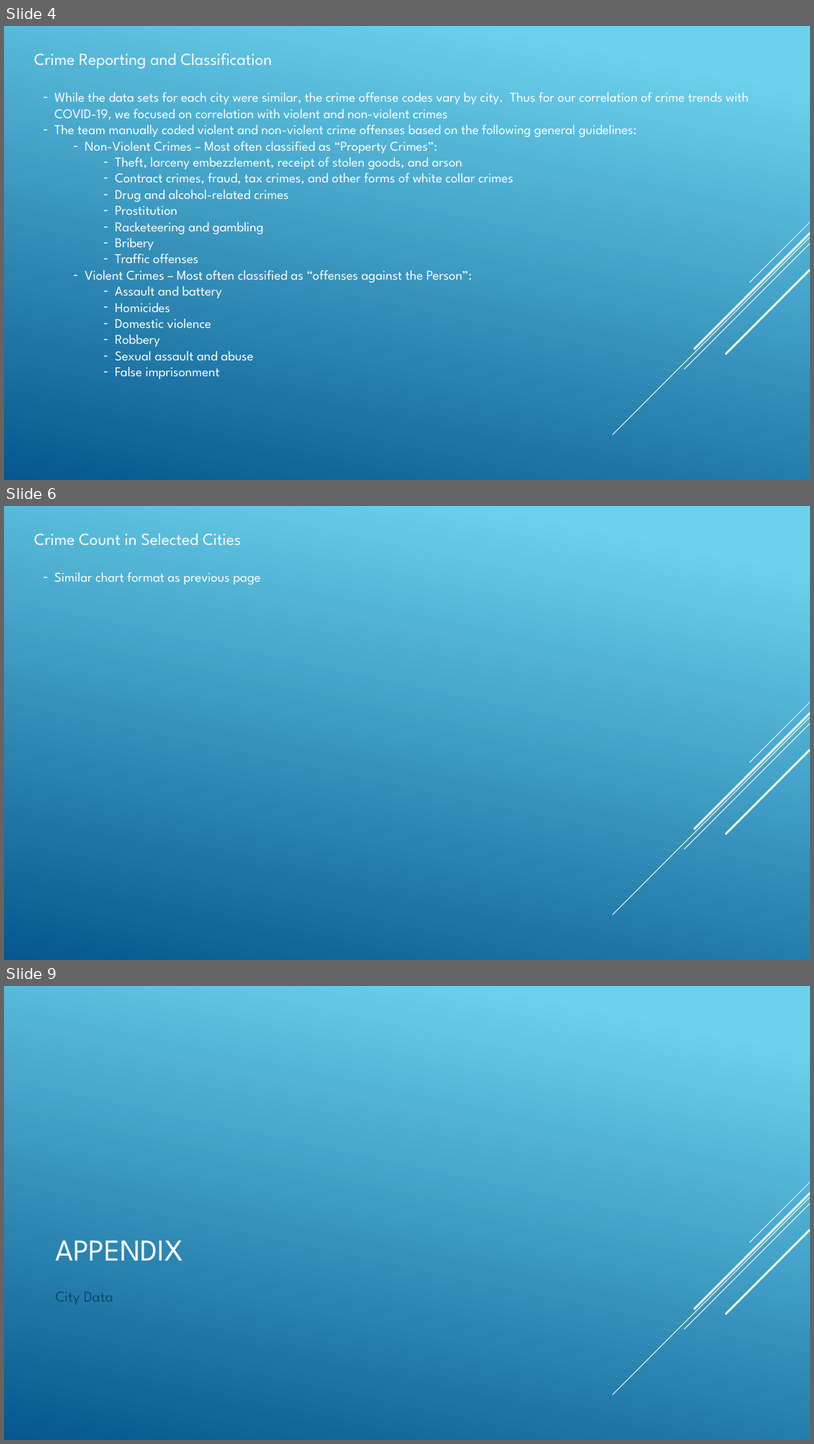
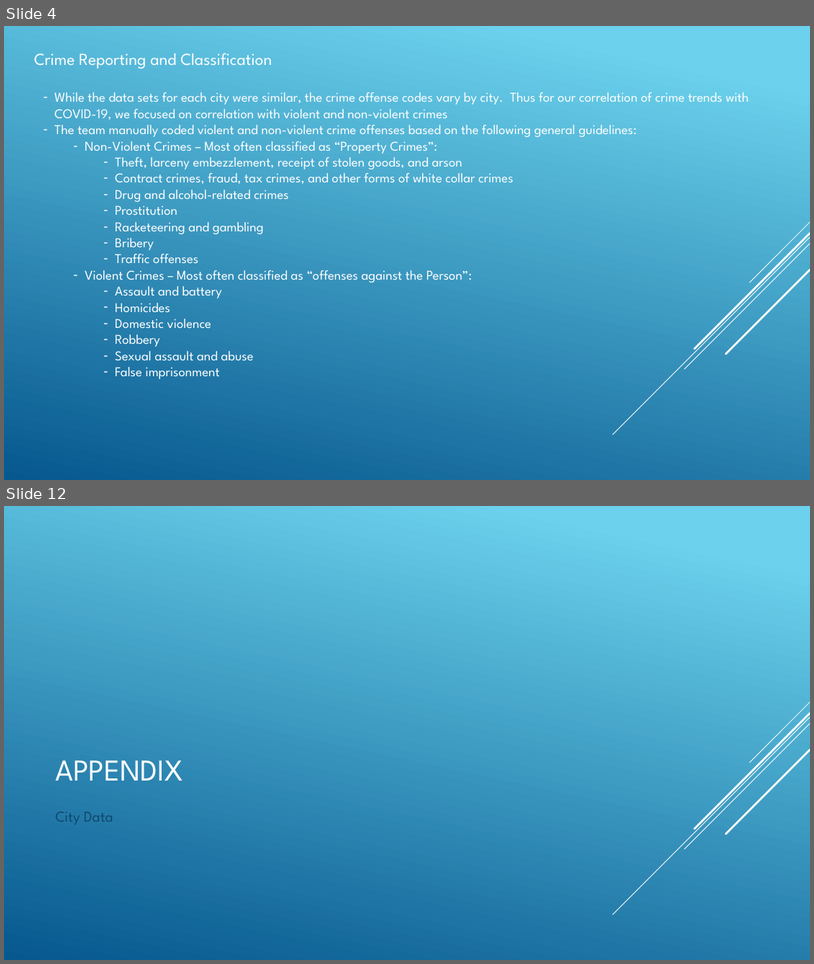
Before and after one commit to angelabanko/Project_1, a slide deck: Draft Presentation.pptx. Shown one above the other, each under a label of ours: slides 4, 6 and 9 before the commit, slides 4 and 12 after it; the slides between them are not shown. The pictures are 814x1444 and 814x964 pixels, drawn with LibreOffice and Linux fonts; fonts in the diff are those of the drawing. Boxes give left, top, right and bottom in pixels: in the first picture for what was removed or moved away, otherwise in the second. Text is boxed around its words. In the diff, an @@ line names an element or a change of style, - is before the commit and + after.

```diff
--- a/Draft Presentation.pptx
+++ b/Draft Presentation.pptx
@@ slide 6 removed at bbox=[4, 506, 810, 960], background gradient #6ED2EB to #06588E; not listed: 5 template elements that a slide beside it also shows @@
@@ text removed at bbox=[34, 533, 241, 546] @@
-Crime Count in Selected Cities
@@ text removed at bbox=[54, 572, 260, 584] @@
-– Similar chart format as previous page
@@ what was slide 9 is now slide 12 @@
```
Also in this commit, not shown: 2 slides changed, 11 slides added, 2 other slides removed, 15 other files.
